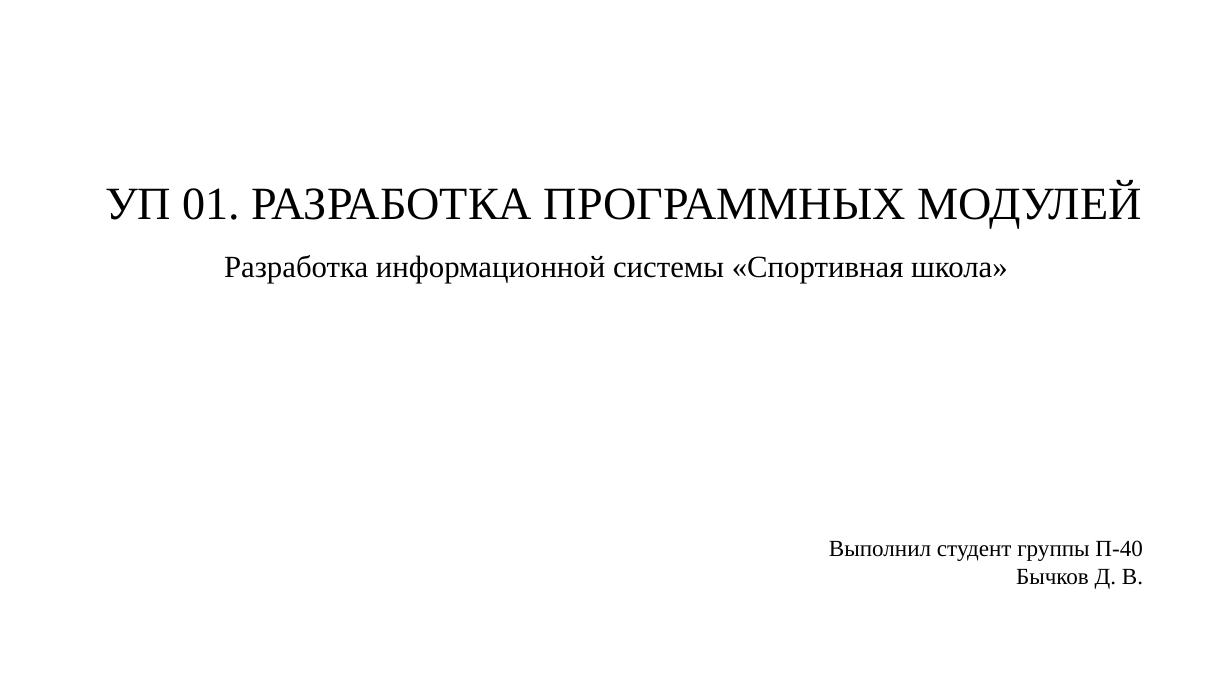
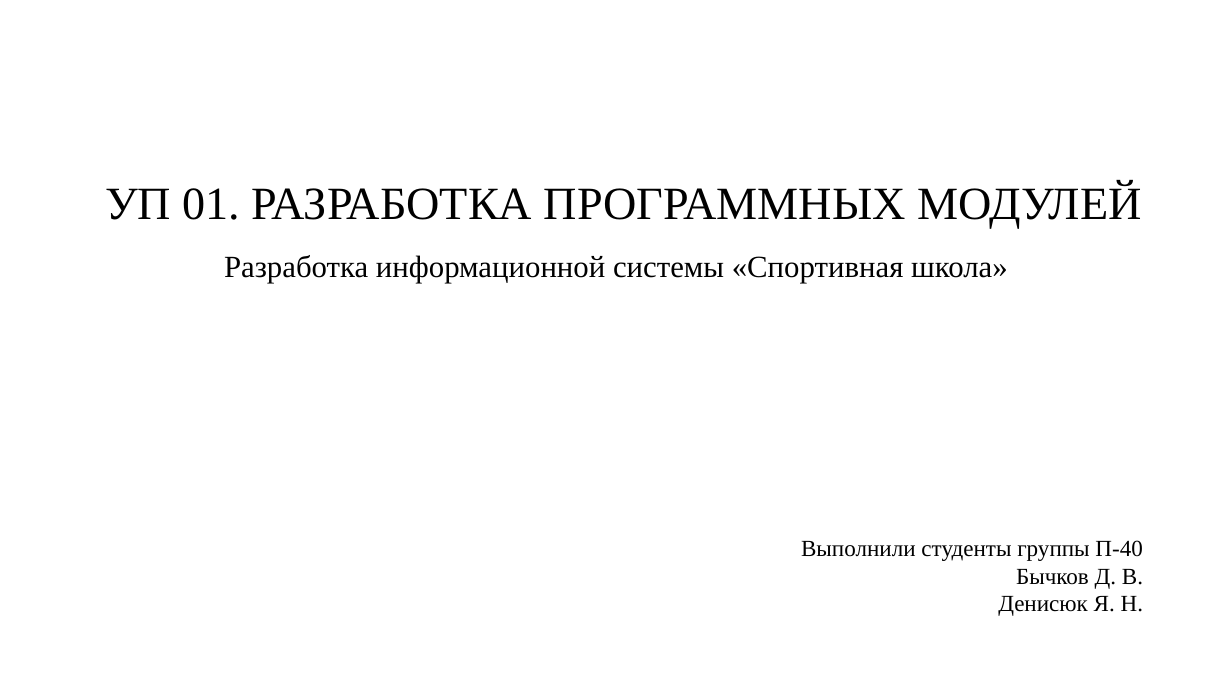
Before and after one commit to DmtrDv/sport-school, a slide deck: slide 1 of УП01 презентация.pptx. Drawn at 1232x693 pixels with LibreOffice and Linux fonts; fonts in the diff are those of the drawing; background and template pictures are left out. Boxes give left, top, right and bottom in pixels: in the first picture for what was removed or moved away, otherwise in the second. Text is boxed around its words. In the diff, an @@ line names an element or a change of style, - is before the commit and + after.

```diff
--- a/УП01 презентация.pptx
+++ b/УП01 презентация.pptx
@@ text "Выполнили студенты группы П-40": place and size @@
-text "Выполнили студенты группы П-40" at box(829, 540, 1143, 589)
+text "Выполнили студенты группы П-40" at box(801, 540, 1143, 616)
@@ text at box(801, 540, 1142, 561): text changed @@
-Выполнил студент группы П-40
+Выполнили студенты группы П-40
@@ text at box(998, 596, 1143, 616): paragraph added @@
+Денисюк Я. Н.
```
